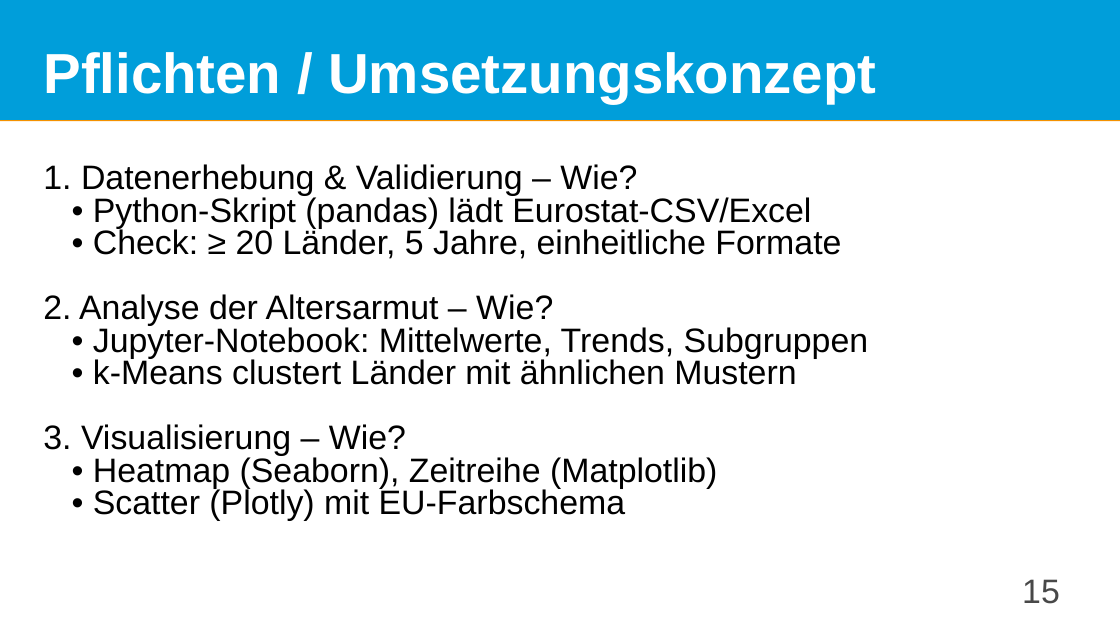
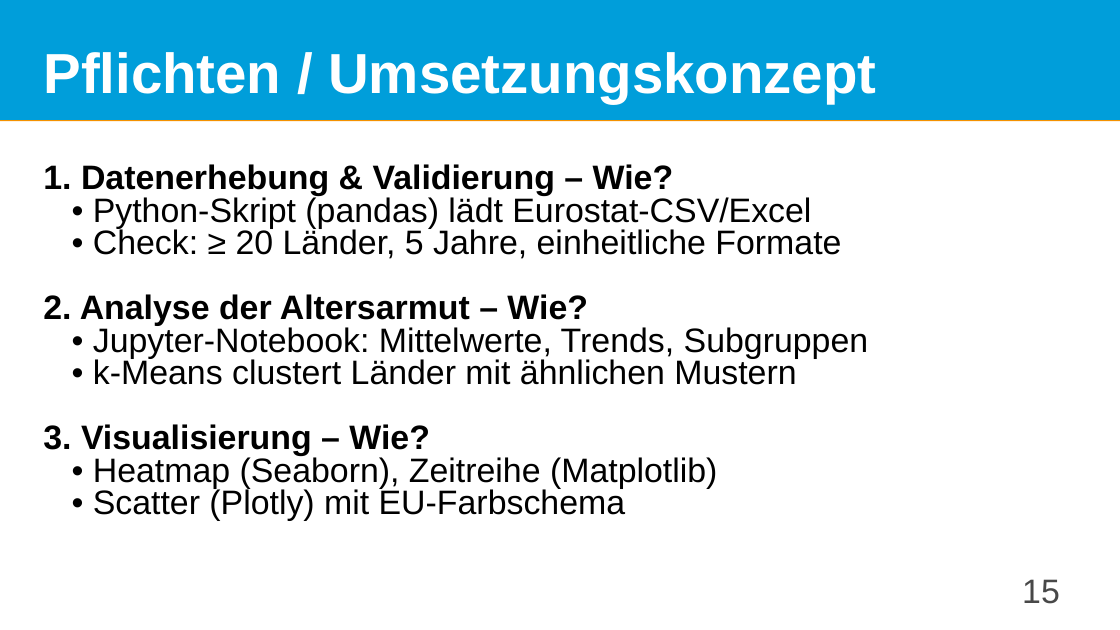
Before and after one commit to Elpidahope/Projektrealisierung, a slide deck: slide 15 of AltArmAbgehängt.pptx. Drawn at 1120x630 pixels with LibreOffice and Linux fonts; fonts in the diff are those of the drawing; background and template pictures are left out. Boxes give left, top, right and bottom in pixels: in the first picture for what was removed or moved away, otherwise in the second. Text is boxed around its words. In the diff, an @@ line names an element or a change of style, - is before the commit and + after.

```diff
--- a/AltArmAbgehängt.pptx
+++ b/AltArmAbgehängt.pptx
@@ text at (x1=43, y1=164, x2=674, y2=456): bold on in "1. Datenerhebung & Validierung – Wie?", "2. Analyse der Altersarmut – Wie?", "3. Visualisierung – Wie?" @@
```
Also in this commit, not shown: 2 other slides changed, 1 slide added, 1 slide removed.
